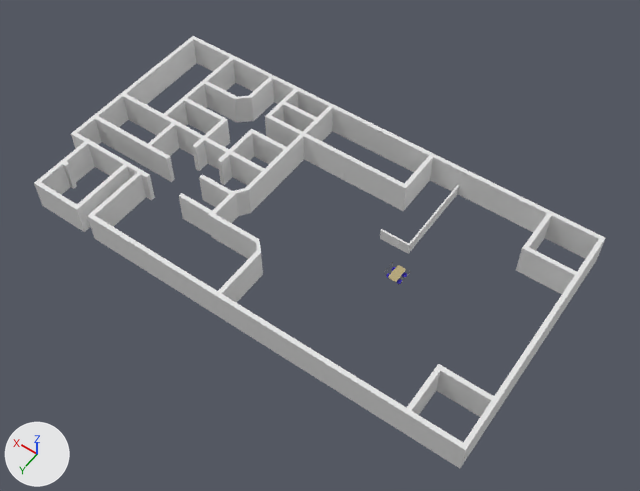
The Blender file Restaurante Universitário/Arquivo blend/restaurante.blend: old version first, new version second.
Both versions are drawn from a 50 mm camera at (-357.0, 472.0, 727.0) aimed at (-29.0, 13.0, 6.0). Lighting does not change. The marker at lower left points along +X, +Y and +Z.

Script lines for the objects in view, before the commit:
```python
me_cube = bpy.data.meshes.new('Cube')
me_cube.from_pydata(...)  # 16 vertices, 14 faces; spans x -1.0..34.0, y -1.0..100.0, z -1.0..13.0
# before: 12 (34.0, 98.0, 13.0) at pixel (381, 228), 13 (34.0, 98.0, -1.0) at pixel (380, 237), 14 (34.0, 100.0, 13.0) at pixel (380, 230), 15 (34.0, 100.0, -1.0) at pixel (379, 238)
me_cube_001 = bpy.data.meshes.new('Cube.001')
me_cube_001.from_pydata(...)  # 11288 vertices, 10608 faces; spans x -2.01..2.01, y -0.99..0.99, z -2.37..4.94
# faces by material slot: [98, 648, 9602, 260]
me_cube_001.materials.append(mat_material_004)  # beige #b8a879
me_cube_001.materials.append(mat_material_002)  # blue #3d33b6
me_cube_001.materials.append(mat_material_003)  # grey #8b8b8b
me_cube_001.materials.append(mat_material_005)  # black #000000
me_cube_024 = bpy.data.meshes.new('Cube.024')
me_cube_024.from_pydata(...)  # 654 vertices, 802 faces; spans x -166.0..49.0, y -36.0..75.0, z -1.0..17.0
ob_cube = bpy.data.objects.new('Cube', me_cube_001)
ob_cube.location = (-114.0, -1.0, 8.9)
ob_cube.rotation_euler = (0.0, 0.0, 3.142)  # degrees (0, 0, 180)
ob_cube.scale = (-5.36, -9.91, -1.67)
ob_mesa = bpy.data.objects.new('Mesa', me_cube)
ob_mesa.location = (-106.0, -135.0, 0.8)
ob_paredes = bpy.data.objects.new('Paredes', me_cube_024)
ob_paredes.location = (146.0, -50.1, 2.0)
ob_paredes.scale = (2.5, 2.5, 2.0)
```
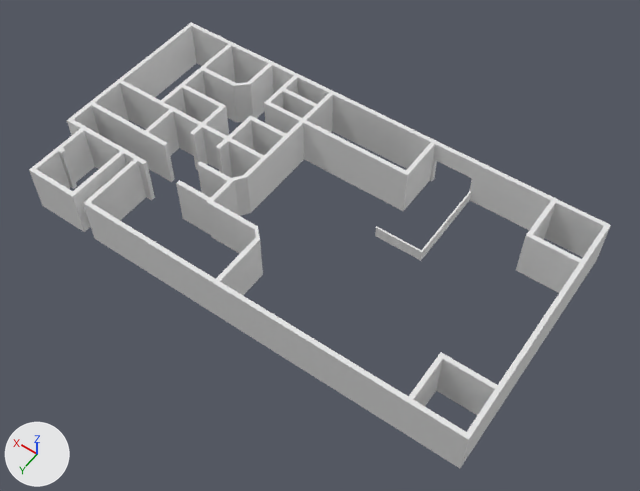
What changed in the scene script:
```text
Change me_cube_024:
    used by ob_paredes; location = (146.0, -50.1, 2.0); scale = (2.5, 2.5, 2.0)
    remove me_cube_024.from_pydata(...)  # 654 vertices, 802 faces; spans x -166.0..49.0, y -36.0..75.0, z -1.0..17.0
    add me_cube_024.from_pydata(...)  # 662 vertices, 806 faces; spans x -166.0..49.0, y -36.0..75.0, z -1.0..27.0
    me_cube_024 part 1: 327 vertices moved from x -166.0..49.0, y -36.0..75.0, z 17.0 to x -166.0..49.0, y -36.0..75.0, z 27.0; 8 vertices added at x -106.0..-88.0, y -36.0..-34.0, z -1.0..16.0
Change me_cube:
    where me_cube.from_pydata(...)  # 16 vertices, 14 faces; spans x -1.0..34.0, y -1.0..100.0, z -1.0..13.0
    used by ob_mesa; location = (-106.0, -135.0, 0.8)
    me_cube part 2
    add for i in [*range(12, 16)]: me_cube.vertices[i].co += Vector((21.0, 0.0, 0.0))
Remove ob_cube:
    ob_cube = bpy.data.objects.new('Cube', me_cube_001)
    ob_cube.location = (-114.0, -1.0, 8.9)
    ob_cube.rotation_euler = (0.0, 0.0, 3.142)  # degrees (0, 0, 180)
    ob_cube.scale = (-5.36, -9.91, -1.67)
Change ob_mesa:
    ob_mesa.location: (-106.0, -135.0, 0.8) -> (-121.1, -135.0, 0.8)
```

Changed parts and their boxes [x1, y1, x2, y2] in the pictures (640 x 491 px; the box of a moved part takes in the faces that stretch with it):
'Paredes', reshaped: before [34, 36, 606, 468]; after [29, 22, 611, 468]
'Mesa', reshaped, moved (21% wider): before [380, 185, 459, 254]; after [375, 191, 471, 261]
'Cube', deleted: before [384, 262, 410, 285]
    faces in mat_material_004 (beige #b8a879): [388, 265, 406, 282]
part 2 of me_cube, moved or reshaped: before [380, 229, 409, 253]; after [375, 227, 421, 259]
